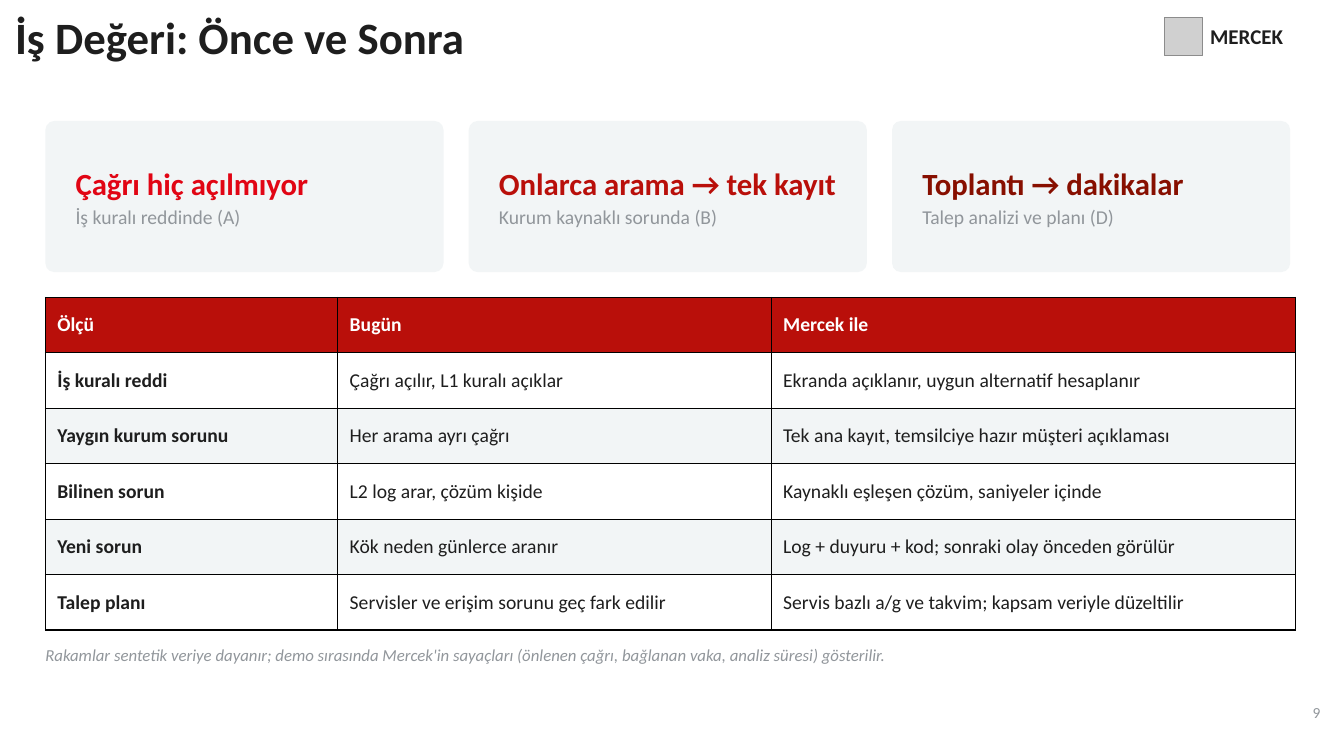
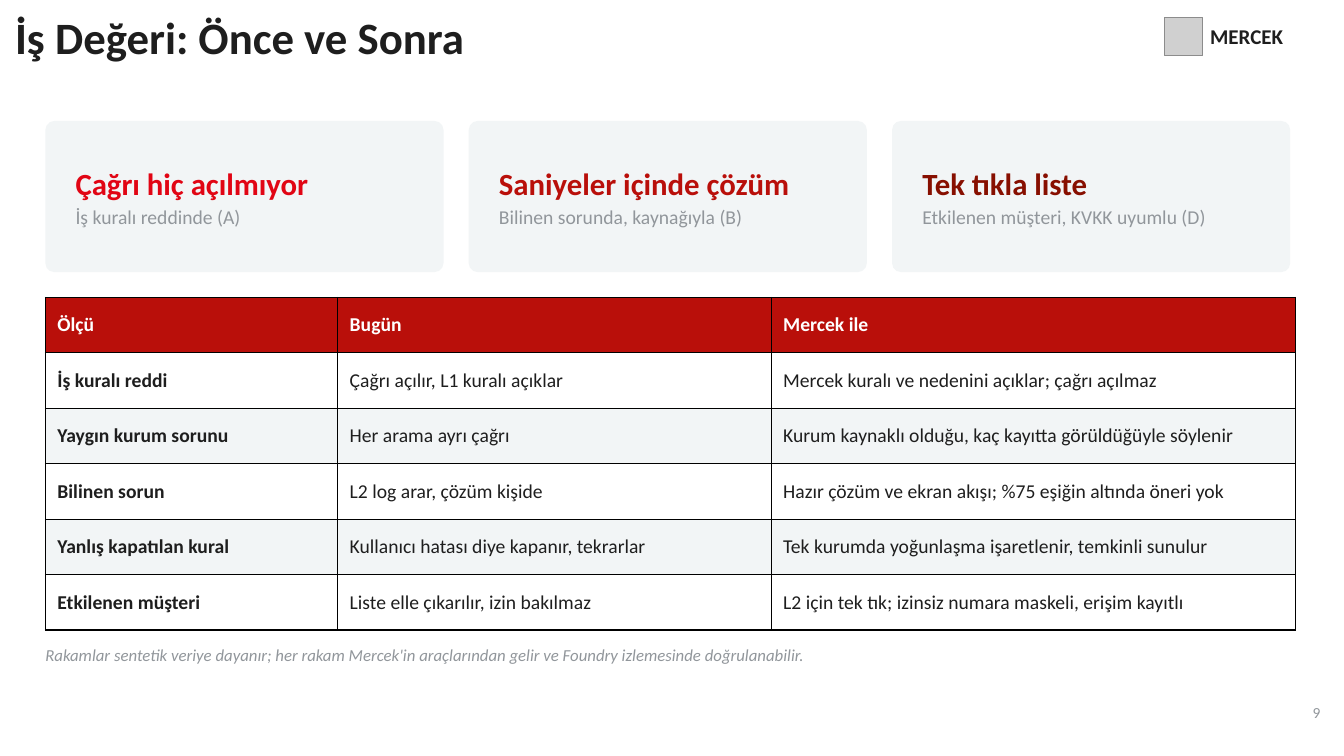
Before and after one commit to SeyhanAmasyalii/ZTHackathonStudyWithData, a slide deck: slide 9 of presentation/Mercek_AI_Overflow_Sunum.pptx. Drawn at 1344x756 pixels with LibreOffice and Linux fonts; fonts in the diff are those of the drawing; grey boxes stand for pictures; background and template pictures are left out. Boxes give left, top, right and bottom in pixels: in the first picture for what was removed or moved away, otherwise in the second. Text is boxed around its words. In the diff, an @@ line names an element or a change of style, - is before the commit and + after.

```diff
--- a/presentation/Mercek_AI_Overflow_Sunum.pptx
+++ b/presentation/Mercek_AI_Overflow_Sunum.pptx
@@ text at (x1=499, y1=173, x2=790, y2=227): text changed @@
-Onlarca arama → tek kayıt
-Kurum kaynaklı sorunda (B)
+Saniyeler içinde çözüm
+Bilinen sorunda, kaynağıyla (B)
@@ text at (x1=922, y1=173, x2=1205, y2=227): text changed @@
-Toplantı → dakikalar
-Talep analizi ve planı (D)
+Tek tıkla liste
+Etkilenen müşteri, KVKK uyumlu (D)
@@ table at (x1=45, y1=297, x2=1296, y2=630) @@
-row 2, column 3: Ekranda açıklanır, uygun alternatif hesaplanır
+row 2, column 3: Mercek kuralı ve nedenini açıklar; çağrı açılmaz
-row 3, column 3: Tek ana kayıt, temsilciye hazır müşteri açıklaması
+row 3, column 3: Kurum kaynaklı olduğu, kaç kayıtta görüldüğüyle söylenir
-row 4, column 3: Kaynaklı eşleşen çözüm, saniyeler içinde
+row 4, column 3: Hazır çözüm ve ekran akışı; %75 eşiğin altında öneri yok
-row 5: Yeni sorun | Kök neden günlerce aranır | Log + duyuru + kod; sonraki olay önceden görülür
+row 5: Yanlış kapatılan kural | Kullanıcı hatası diye kapanır, tekrarlar | Tek kurumda yoğunlaşma işaretlenir, temkinli sunulur
-row 6: Talep planı | Servisler ve erişim sorunu geç fark edilir | Servis bazlı a/g ve takvim; kapsam veriyle düzeltilir
+row 6: Etkilenen müşteri | Liste elle çıkarılır, izin bakılmaz | L2 için tek tık; izinsiz numara maskeli, erişim kayıtlı
@@ text at (x1=45, y1=649, x2=804, y2=664): text changed @@
-Rakamlar sentetik veriye dayanır; demo sırasında Mercek'in sayaçları (önlenen çağrı, bağlanan vaka, analiz süresi) gösterilir.
+Rakamlar sentetik veriye dayanır; her rakam Mercek'in araçlarından gelir ve Foundry izlemesinde doğrulanabilir.
```
Also in this commit, not shown: 4 other slides changed, 1 slide added, 1 slide removed, 2 other files.
